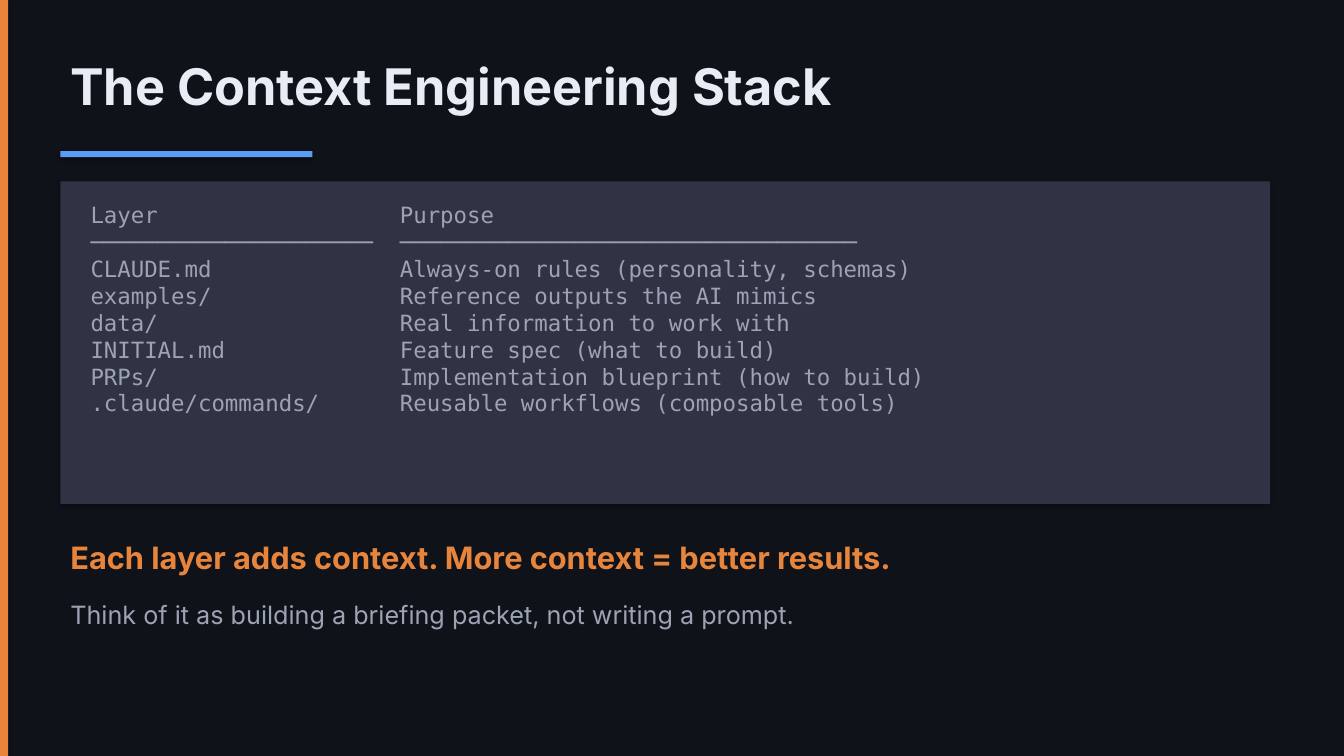
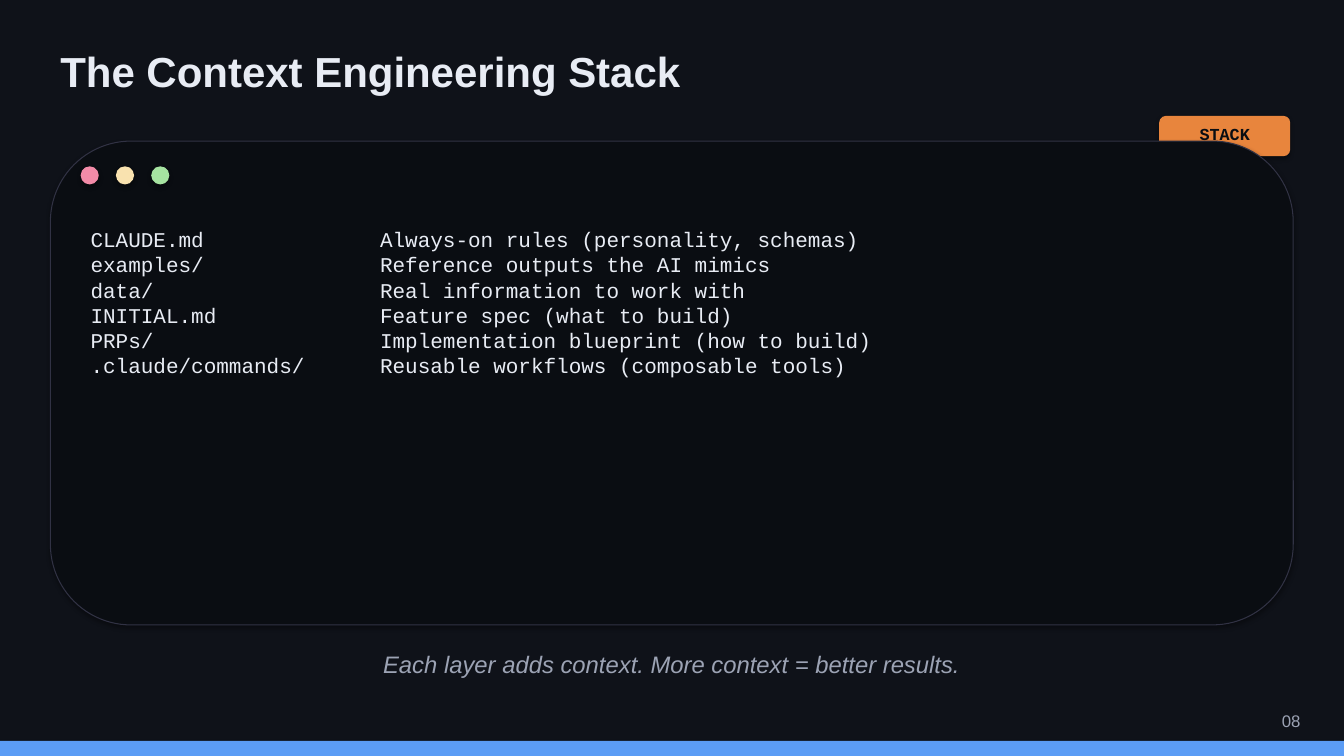
Before and after one commit to nickyeager/tucson-claude-code-meetup, a slide deck: slide 8 of slides/session-2-context-engineering.pptx. Drawn at 1344x756 pixels with LibreOffice and Linux fonts; fonts in the diff are those of the drawing. Boxes give left, top, right and bottom in pixels: in the first picture for what was removed or moved away, otherwise in the second. Text is boxed around its words. In the diff, an @@ line names an element or a change of style, - is before the commit and + after.

```diff
--- a/slides/session-2-context-engineering.pptx
+++ b/slides/session-2-context-engineering.pptx
@@ rectangle removed at [0, 0, 8, 756] @@
@@ text "The Context Engineering Stack": place and size @@
-text "The Context Engineering Stack" at [70, 66, 832, 116]
+text "The Context Engineering Stack" at [60, 56, 680, 95]
@@ text "The Context Engineering Stack" at [60, 56, 680, 95]: size 36 to 30 pt, font Inter to Arial @@
@@ rounded rectangle added at [1159, 116, 1291, 156], fill #E8853D @@
@@ rounded rectangle: place and size @@
-rounded rectangle at [60, 181, 1270, 504]
+rounded rectangle at [50, 141, 1294, 625]
@@ rounded rectangle at [50, 141, 1294, 625]: rectangle to rounded rectangle; fill #313244 to #0A0D12; outline none to #313244 0.75 pt @@
@@ text added at [1200, 128, 1250, 146], 12 pt, text #0A0D12, bold @@
+STACK
@@ rectangle removed at [60, 151, 313, 157] @@
@@ ellipse added at [81, 166, 99, 185], fill #F38BA8 @@
@@ ellipse added at [116, 166, 134, 185], fill #F9E2AF @@
@@ ellipse added at [151, 166, 169, 185], fill #A6E3A1 @@
@@ text at [91, 232, 871, 378]: text changed; size 16 to 15 pt; font DejaVu Sans Mono to Courier New; text colour #9CA3B4 to #E8ECF4 @@
-Layer Purpose
-───────────────────── ──────────────────────────────────
-CLAUDE.md Always-on rules (personality, schemas)
-examples/ Reference outputs the AI mimics
-data/ Real information to work with
-INITIAL.md Feature spec (what to build)
-PRPs/ Implementation blueprint (how to build)
-.claude/commands/ Reusable workflows (composable tools)
+CLAUDE.md Always-on rules (personality, schemas)
+examples/ Reference outputs the AI mimics
+data/ Real information to work with
+INITIAL.md Feature spec (what to build)
+PRPs/ Implementation blueprint (how to build)
+.claude/commands/ Reusable workflows (composable tools)
@@ text removed at [70, 605, 794, 629] @@
-Think of it as building a briefing packet, not writing a prompt.
@@ text "Each layer adds context. More ...": place and size @@
-text "Each layer adds context. More ..." at [70, 546, 891, 576]
+text "Each layer adds context. More ..." at [383, 656, 960, 678]
@@ text "Each layer adds context. More ..." at [383, 656, 960, 678]: size 22 to 17 pt, font Inter to Arial, text colour #E8853D to #9CA3B4, bold off, italic on; alignment left to centre @@
@@ text added at [1282, 715, 1301, 727], 12 pt, text #9CA3B4 @@
+08
@@ rectangle added at [0, 741, 1344, 756], fill #5B9CF5 @@
```
Also in this commit, not shown: 17 other slides changed, 4 slides added, 4 slides removed, 4 other files.
